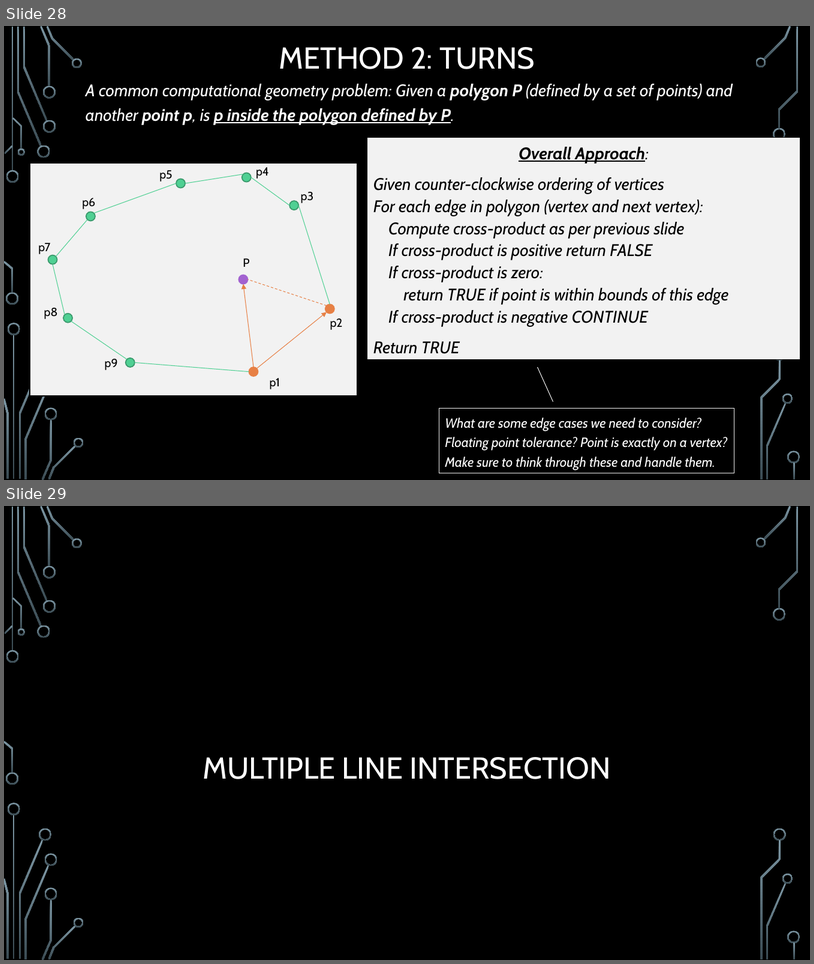
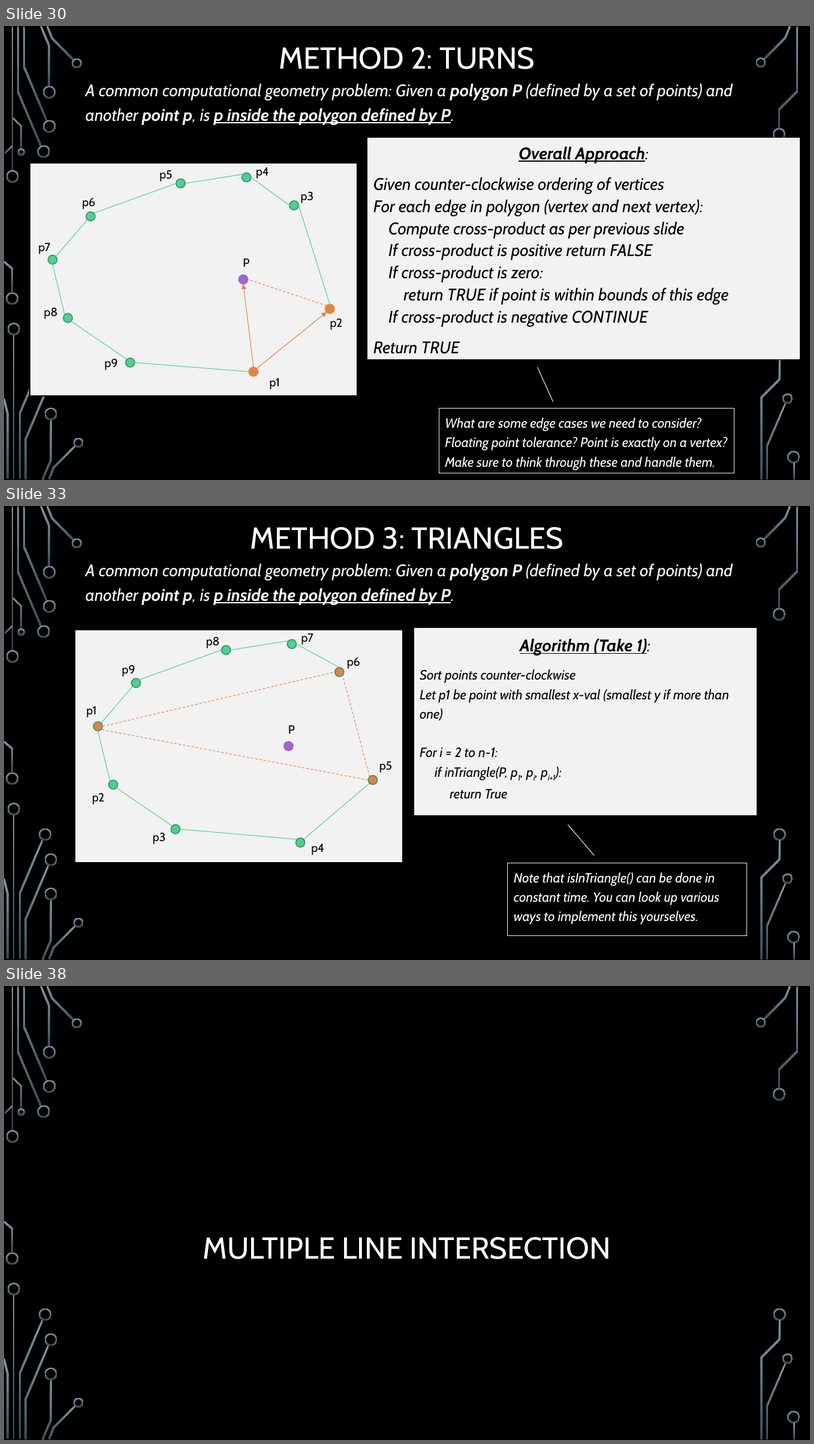
Before and after one commit to janiceeguo/advAlgo, a slide deck: slides/ComputationalGeom-part1-Intersections.pptx. Shown one above the other, each under a label of ours: slides 28 and 29 before the commit, slides 30, 33 and 38 after it; the slides between them are not shown. The pictures are 814x964 and 814x1444 pixels, drawn with LibreOffice and Linux fonts; fonts in the diff are those of the drawing; background and template pictures are left out. Boxes give left, top, right and bottom in pixels: in the first picture for what was removed or moved away, otherwise in the second. Text is boxed around its words. In the diff, an @@ line names an element or a change of style, - is before the commit and + after.

```diff
--- a/slides/ComputationalGeom-part1-Intersections.pptx
+++ b/slides/ComputationalGeom-part1-Intersections.pptx
@@ slide 33 added at bbox=[4, 506, 810, 960], background picture (left out); not listed: 36 template elements that a slide beside it also shows @@
@@ title added at bbox=[251, 527, 564, 549], 36 pt, text #FFFFFF @@
+METHOD 3: TRIANGLES
@@ text added at bbox=[86, 564, 733, 604], 20 pt, text #FFFFFF, italic @@
+A common computational geometry problem: Given a polygon P (defined by a set of points) and another point p, is p inside the polygon defined by P.
@@ rectangle added at bbox=[414, 628, 758, 815], fill #F2F2F2, outline #000000 0.75 pt, 16 pt, text #000000, italic @@
+Algorithm (Take 1):
+Sort points counter-clockwise
+Let p1 be point with smallest x-val (smallest y if more than one)
+For i = 2 to n-1:
+if inTriangle(P, p1, pi, pi+1):
+return True
+return False
@@ group added at bbox=[75, 630, 402, 862]: 11 lines, 10 ellipses, 10 texts, 1 rectangle @@
+p1
+p2
+p3
+p4
+p5
+p6
+p7
+p8
+p9
+P
@@ line added from (594, 855) to (569, 824), #F2F2F2 0.75 pt @@
@@ rectangle added at bbox=[508, 863, 747, 936], outline #F2F2F2 0.75 pt, 16 pt, text #FFFFFF, italic @@
+Note that isInTriangle() can be done in constant time. You can look up various ways to implement this yourselves.
@@ what was slide 28 is now slide 30 @@
@@ what was slide 29 is now slide 38 @@
```
Also in this commit, not shown: 8 other slides added, 7 other files.
